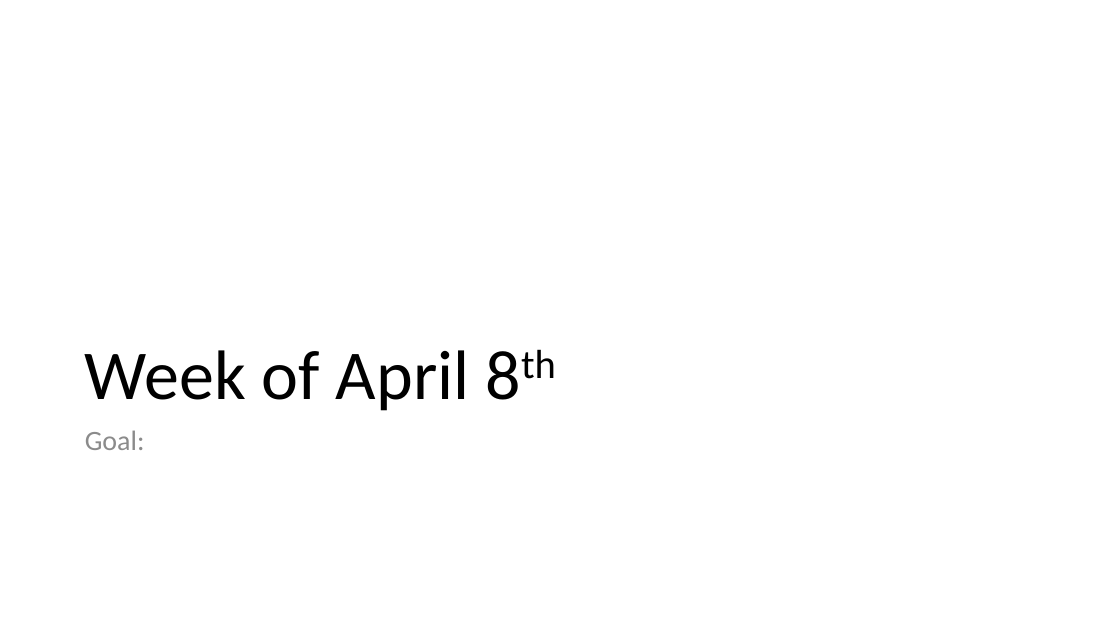
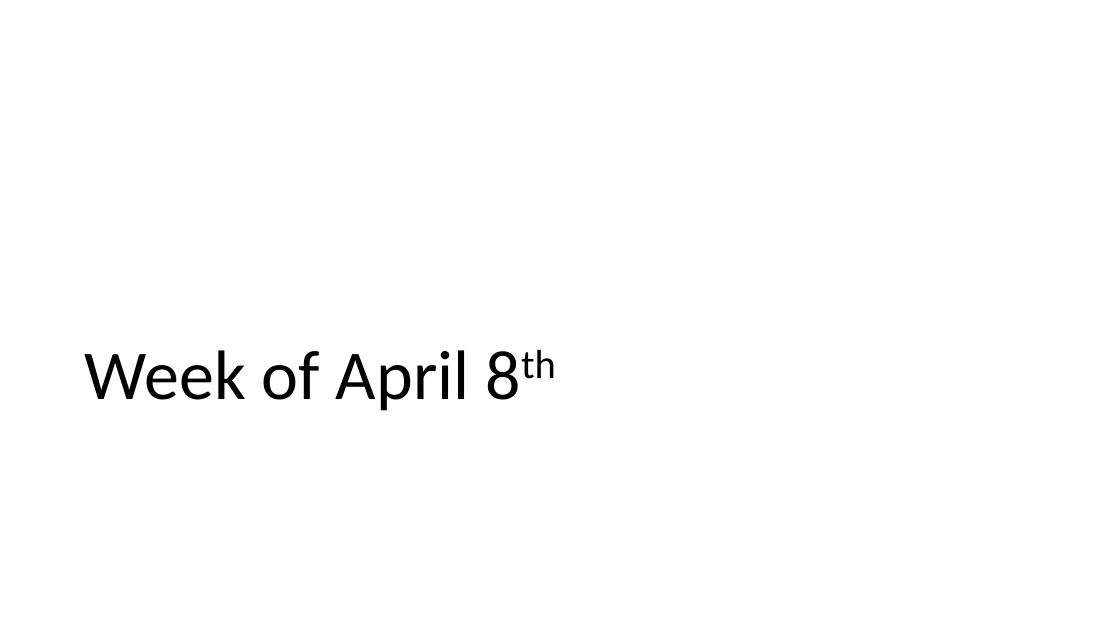
Before and after one commit to PeytonNP/cs490, a slide deck: slide 26 of UpdateMeetings.pptx. Drawn at 1120x630 pixels with LibreOffice and Linux fonts; fonts in the diff are those of the drawing. Boxes give left, top, right and bottom in pixels: in the first picture for what was removed or moved away, otherwise in the second. Text is boxed around its words. In the diff, an @@ line names an element or a change of style, - is before the commit and + after.

Commit message:
slides updates

```diff
--- a/UpdateMeetings.pptx
+++ b/UpdateMeetings.pptx
@@ text removed at [85, 430, 145, 450] @@
-Goal:
```
Also in this commit, not shown: 1 slide added, 2 other files.
